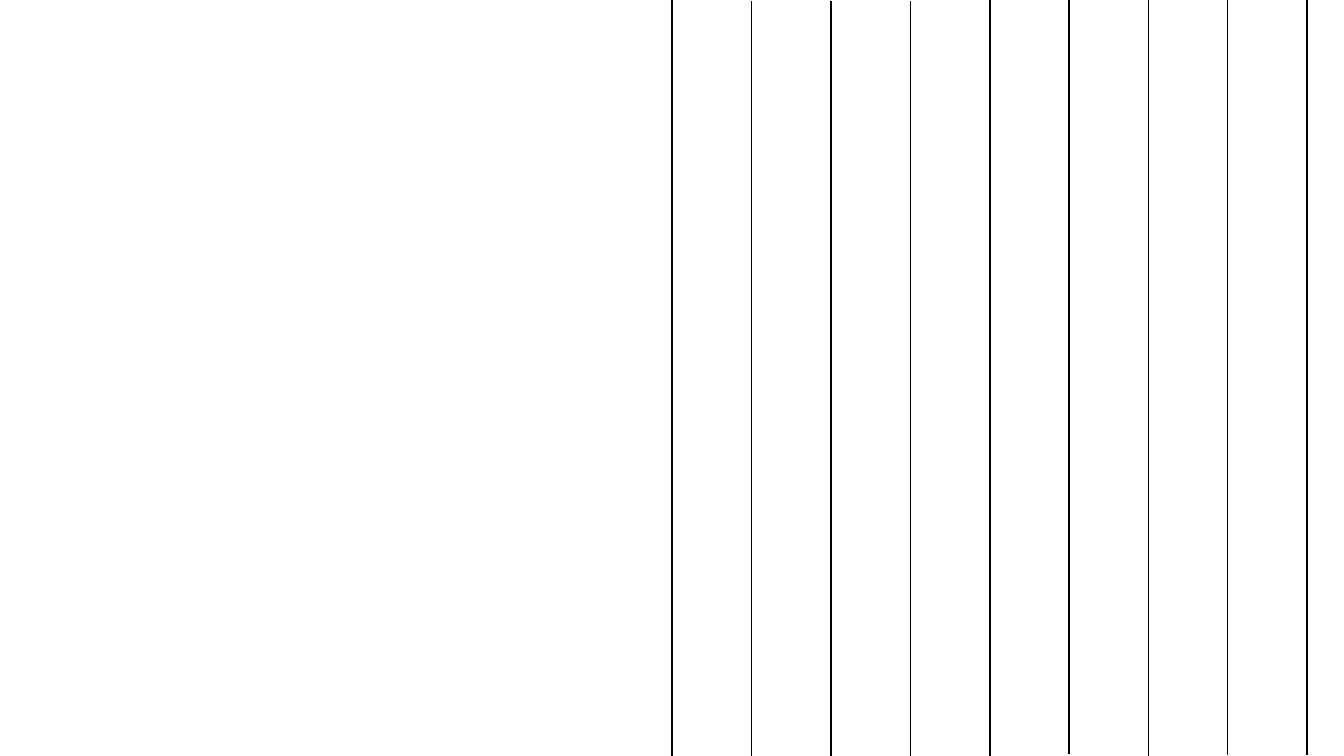
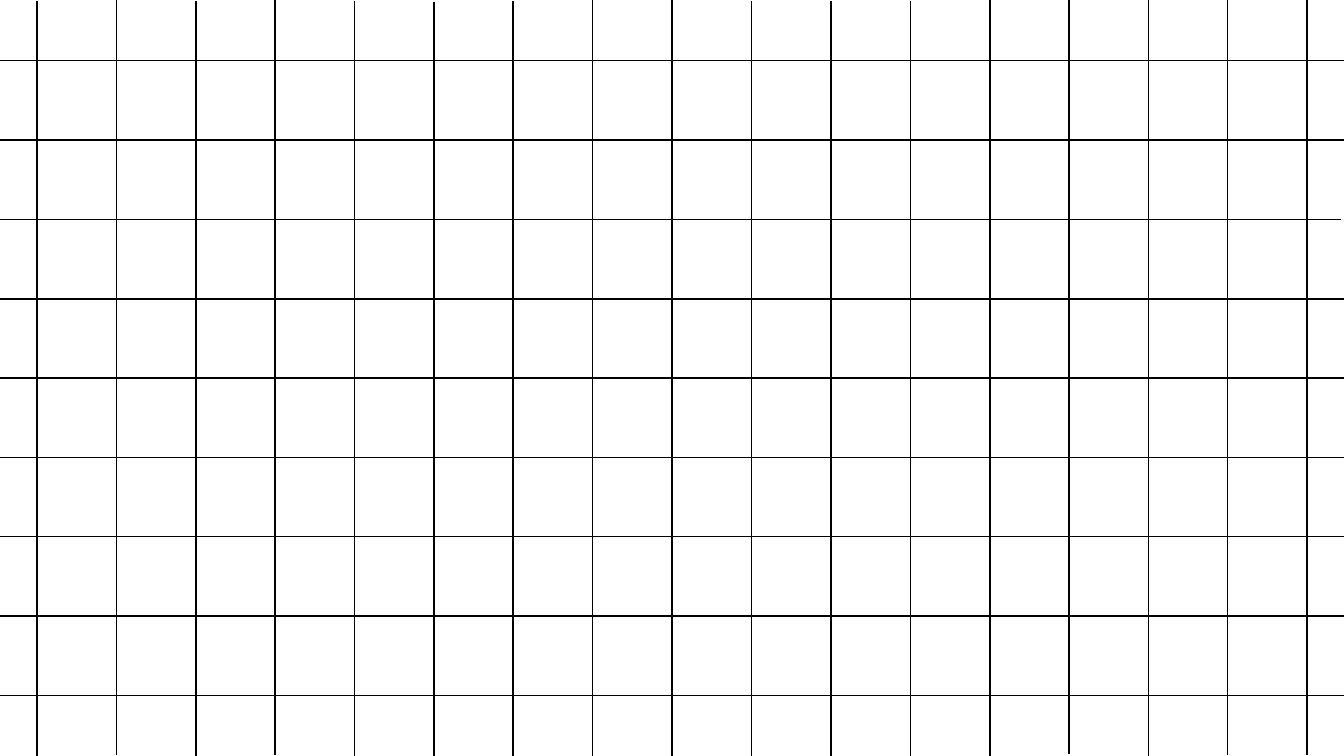
Before and after one commit to lurkinlegit/lurkinlegit.github.io, a slide deck: slide 5 of media/template.pptx. Drawn at 1344x756 pixels with LibreOffice and Linux fonts; fonts in the diff are those of the drawing. Boxes give left, top, right and bottom in pixels: in the first picture for what was removed or moved away, otherwise in the second. Text is boxed around its words. In the diff, an @@ line names an element or a change of style, - is before the commit and + after.

```diff
--- a/media/template.pptx
+++ b/media/template.pptx
@@ group added at bbox=[0, 0, 1344, 756]: 17 lines @@
```
Also in this commit, not shown: 5 slides added, 4 slides removed.
